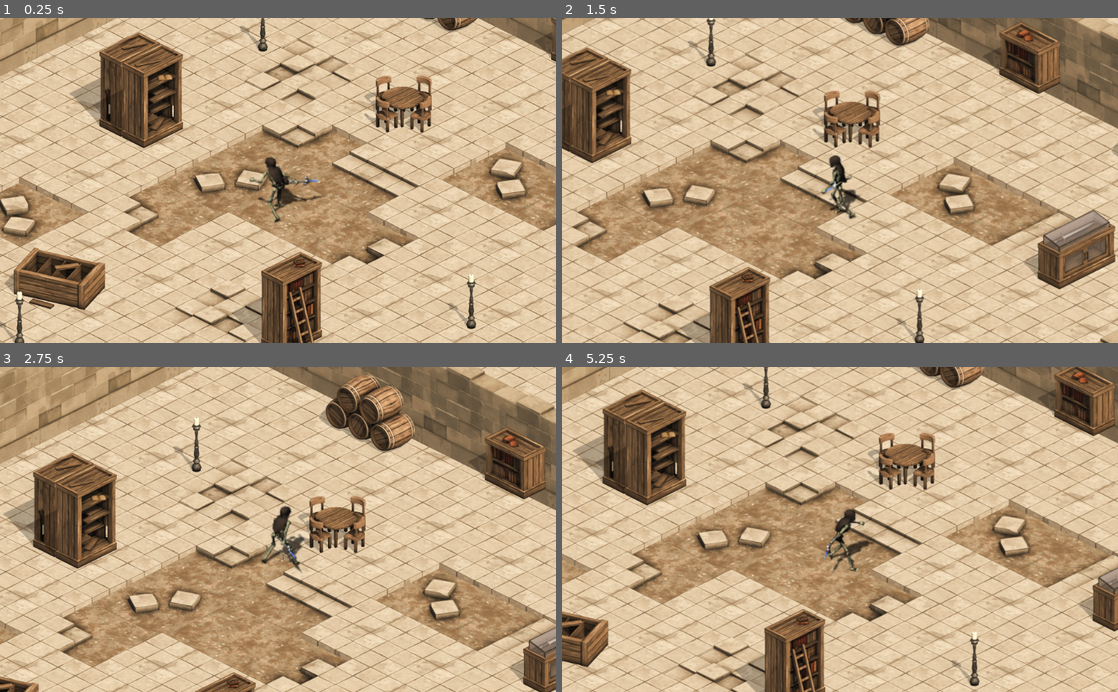
Above: before the commit, frames 1-4 (two rows, left to right).
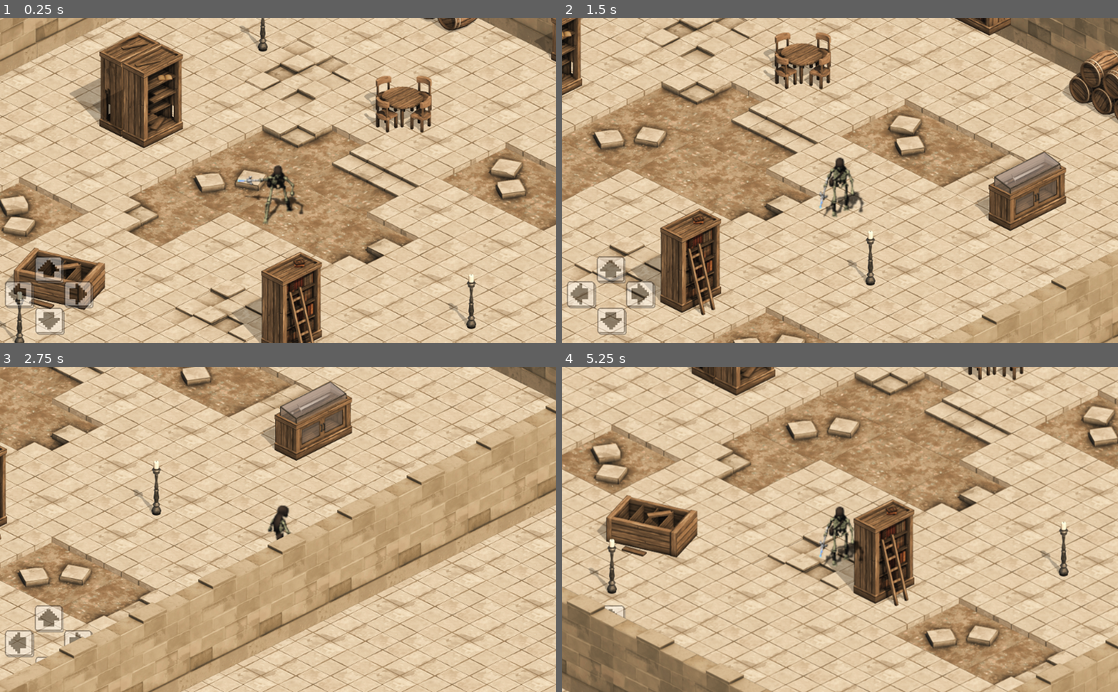
Above: after the commit, the same moments.

Repository: FranJBDev/Combat-Game
Game: Godot game, scene res://Scenes/Main.tscn
Same seed, same stepped clock (60 frames per second), same inputs: the game is played once before the commit and once after it.
Inputs (mouse positions are in pixels of both pictures, inside the frame that each line leads up to):
- Up to frame 1 (0.25 s): no input
- Up to frame 2 (1.5 s): move the mouse to (962, 164) at 0.52 s; press the mouse at (962, 164) at 0.53 s; hold Right (ui_right) 0.53-1.28 s; move the mouse to (728, 196) at 1.27 s; release the mouse at (728, 196) at 1.28 s; hold Down (ui_down) from 1.28 s (still down); click (728, 196) at 1.35 s
- Up to frame 3 (2.75 s): move the mouse to (333, 458) at 2.02 s; release Down (ui_down) at 2.03 s; press the mouse at (333, 458) at 2.03 s; hold Right (ui_right) from 2.03 s (still down)
- Up to frame 4 (5.25 s): move the mouse to (812, 594) at 2.77 s; release Right (ui_right) at 2.78 s; release the mouse at (812, 594) at 2.78 s; hold Up (ui_up) 2.78-3.53 s; click (812, 594) at 2.85 s; move the mouse to (1006, 578) at 3.52 s; press the mouse at (1006, 578) at 3.53 s; hold Left (ui_left) 3.53-5.03 s; move the mouse to (673, 480) at 4.27 s; release the mouse at (673, 480) at 4.28 s; click (673, 480) at 4.35 s; move the mouse to (867, 529) at 5.02 s; press the mouse at (867, 529) at 5.03 s; hold Down (ui_down) from 5.03 s (still down)

The runs differ from the first frame. In frame 1, 2.3% of the frame differs, in the area x 0-59%, y 42-98%; in frame 2, 61%; in frame 3, 65%; in frame 4, 65%, in the area x 0-100%, y 0-100%.

Commit message:
Add: touch Keypad

Diff:
--- a/Scenes/Player.tscn
+++ b/Scenes/Player.tscn
@@ -1,7 +1,8 @@
-[gd_scene load_steps=21 format=2]
+[gd_scene load_steps=22 format=2]
 
 [ext_resource path="res://Assets/Player/skeleton_occultist.png" type="Texture" id=1]
 [ext_resource path="res://Scripts/Player.gd" type="Script" id=2]
+[ext_resource path="res://Scenes/Touchpad.tscn" type="PackedScene" id=3]
 
 [sub_resource type="Animation" id=12]
 resource_name = "Attack_N"
@@ -331,6 +332,14 @@
 
 [node name="Camera2D" type="Camera2D" parent="."]
 current = true
+
+[node name="Touchpad" parent="Camera2D" instance=ExtResource( 3 )]
+anchor_top = 1.0
+anchor_bottom = 1.0
+margin_left = -419.0
+margin_top = 210.0
+margin_right = -418.0
+margin_bottom = 210.0
 
 [node name="AnimationPlayer" type="AnimationPlayer" parent="."]
 anims/Attack_N = SubResource( 12 )
--- /dev/null
+++ b/Scenes/Touchpad.tscn
@@ -0,0 +1,36 @@
+[gd_scene load_steps=6 format=2]
+
+[ext_resource path="res://Assets/Touchpad/right.png" type="Texture" id=1]
+[ext_resource path="res://Assets/Touchpad/down.png" type="Texture" id=2]
+[ext_resource path="res://Assets/Touchpad/up.png" type="Texture" id=3]
+[ext_resource path="res://Assets/Touchpad/left.png" type="Texture" id=4]
+[ext_resource path="res://Scripts/Touchpad.gd" type="Script" id=5]
+
+[node name="Touchpad" type="Control"]
+modulate = Color( 1, 1, 1, 0.403922 )
+script = ExtResource( 5 )
+
+[node name="Up" type="TouchScreenButton" parent="."]
+position = Vector2( -31, -76 )
+normal = ExtResource( 3 )
+
+[node name="Down" type="TouchScreenButton" parent="."]
+position = Vector2( -31, 22 )
+normal = ExtResource( 2 )
+
+[node name="Left" type="TouchScreenButton" parent="."]
+position = Vector2( -88, -26 )
+normal = ExtResource( 4 )
+
+[node name="Right" type="TouchScreenButton" parent="."]
+position = Vector2( 23, -27 )
+normal = ExtResource( 1 )
+
+[connection signal="pressed" from="Up" to="." method="_on_Up_pressed"]
+[connection signal="released" from="Up" to="." method="_on_Up_released"]
+[connection signal="pressed" from="Down" to="." method="_on_Down_pressed"]
+[connection signal="released" from="Down" to="." method="_on_Down_released"]
+[connection signal="pressed" from="Left" to="." method="_on_Left_pressed"]
+[connection signal="released" from="Left" to="." method="_on_Left_released"]
+[connection signal="pressed" from="Right" to="." method="_on_Right_pressed"]
+[connection signal="released" from="Right" to="." method="_on_Right_released"]
--- a/Scripts/Player.gd
+++ b/Scripts/Player.gd
@@ -1,18 +1,23 @@
 extends KinematicBody2D
+
+var input_type = "keys" # "point" or "keys"
 
 var max_speed =  400 # Maximum speed of the player
 var speed = 0 # Current speed of the player
 var acceleration = 1200 # with wich the speed approached max_speed
-var move_direction # input for the animation player
+var move_direction = Vector2(0, 0) # input for the animation player
 var moving = false # activate movemnet and reset speed to zero if we would still
 var destination = Vector2() # where the mouse click happened
 var movement = Vector2() # The movement that we will pushed to the engine
 
 func _unhandled_input(event):
-	if event.is_action_pressed("Click"):
-		moving = true
-		destination = get_global_mouse_position()
-		print("mouse ", destination)
+	if input_type == "point":
+		if event.is_action_pressed("Click"):
+			moving = true
+			destination = get_global_mouse_position()
+#			print("mouse ", destination)
+
+#	For touch screen
 #	if event is InputEventScreenTouch and event.pressed == true: # Detect touch screen pressed
 #		print( "touch ", event.position)
 #		destination = event.position  # the position of the touch
@@ -24,48 +29,78 @@
 	MovementLoop(delta)
 
 func MovementLoop(delta):
-	if moving == false:
-		speed = 0
-	else:
-		speed += acceleration * delta
-	if speed > max_speed:
-		speed = max_speed
-	movement = position.direction_to(destination) * speed
+	if input_type == "point":
+		if moving == false:
+			speed = 0
+		else:
+			speed += acceleration * delta
+		if speed > max_speed:
+			speed = max_speed
+		movement = position.direction_to(destination) * speed
 
-#	print("grados ", move_direction)
-	if position.distance_to(destination) > 5:
-		# calculates the angle in degrees to the point clicked
-		move_direction = rad2deg(destination.angle_to_point(position))
-#		movement = move_and_collide(movement)
-		movement = move_and_slide(movement)
-	else:
-		moving = false
+	#	print("grados ", move_direction)
+		if position.distance_to(destination) > 5:
+			# calculates the angle in degrees to the point clicked
+			move_direction = rad2deg(destination.angle_to_point(position))
+	#		movement = move_and_collide(movement)
+			movement = move_and_slide(movement)
+		else:
+			moving = false
+	if input_type == "keys":
+		move_direction.x = int(Input.is_action_pressed("ui_right")) - int(Input.is_action_pressed("ui_left"))
+		move_direction.y = int(Input.is_action_pressed("ui_down")) - int(Input.is_action_pressed("ui_up")) / float(2)
+		var motion = move_direction.normalized() * 400 # speed
+		move_and_slide(motion)
 
 func AnimationLoop():
 	var anim_direction = "S"
 	var anim_mode = "Idle"
 	var animation
-	if move_direction <= 15 and move_direction >= -15:
-		anim_direction = "E"
-	elif move_direction <= 60 and move_direction >= 15:
-		anim_direction = "SE"
-	elif move_direction <= 120 and move_direction >= 60:
-		anim_direction = "S"
-	elif move_direction <= 165 and move_direction >= 120:
-		anim_direction = "SW"
-	elif move_direction <=-120  and move_direction >= -165:
-		anim_direction = "NW"
-	elif move_direction <=-60  and move_direction >= -120:
-		anim_direction = "N"
-	elif move_direction <= -15 and move_direction >= -60:
-		anim_direction = "NE"
-	elif move_direction <= -165 or move_direction >= 165:
-		anim_direction = "W"
 
-#	print(anim_direction)
-	if moving:
-		anim_mode = "Walk"
-	else:
-		anim_mode = "Idle"
+	if input_type == "point":
+		if move_direction <= 15 and move_direction >= -15:
+			anim_direction = "E"
+		elif move_direction <= 60 and move_direction >= 15:
+			anim_direction = "SE"
+		elif move_direction <= 120 and move_direction >= 60:
+			anim_direction = "S"
+		elif move_direction <= 165 and move_direction >= 120:
+			anim_direction = "SW"
+		elif move_direction <=-120  and move_direction >= -165:
+			anim_direction = "NW"
+		elif move_direction <=-60  and move_direction >= -120:
+			anim_direction = "N"
+		elif move_direction <= -15 and move_direction >= -60:
+			anim_direction = "NE"
+		elif move_direction <= -165 or move_direction >= 165:
+			anim_direction = "W"
+		if moving:
+			anim_mode = "Walk"
+		else:
+			anim_mode = "Idle"
+
+	if input_type == "keys":
+		match move_direction:
+			Vector2(-1, 0):
+				anim_direction = "W"
+			Vector2(1, 0):
+				anim_direction = "E"
+			Vector2(0, 0.5):
+				anim_direction = "S"
+			Vector2(0, -0.5):
+				anim_direction = "N"
+			Vector2(-1, -0.5):
+				anim_direction = "NW"
+			Vector2(-1, 1):
+				anim_direction = "SW"
+			Vector2(1, -0.5):
+				anim_direction = "NE"
+			Vector2(1, 1):
+				anim_direction = "SE"
+		if move_direction != Vector2(0, 0):
+			anim_mode = "Walk"
+		else:
+			anim_mode = "Idle"
+
 	animation = anim_mode + "_" + anim_direction
 	get_node("AnimationPlayer").play(animation)
--- /dev/null
+++ b/Scripts/Touchpad.gd
@@ -0,0 +1,25 @@
+extends Control
+
+func _on_Up_pressed():
+	Input.action_press("ui_up")
+
+func _on_Up_released():
+	Input.action_release("ui_up")
+
+func _on_Down_pressed():
+	Input.action_press("ui_down")
+
+func _on_Down_released():
+	Input.action_release("ui_down")
+
+func _on_Left_pressed():
+	Input.action_press("ui_left")
+
+func _on_Left_released():
+	Input.action_release("ui_left")
+
+func _on_Right_pressed():
+	Input.action_press("ui_right")
+
+func _on_Right_released():
+	Input.action_release("ui_right")
--- a/project.godot
+++ b/project.godot
@@ -30,6 +30,10 @@
  ]
 }
 
+[input_devices]
+
+pointing/emulate_touch_from_mouse=true
+
 [physics]
 
 common/enable_pause_aware_picking=true
Not shown, added: Assets/Touchpad/Pixel Art Buttons.png.import
Binary file added: Assets/Touchpad/down.png
Not shown, added: Assets/Touchpad/down.png.import
Binary file added: Assets/Touchpad/left.png
Not shown, added: Assets/Touchpad/left.png.import
Binary file added: Assets/Touchpad/right.png
Not shown, added: Assets/Touchpad/right.png.import
Binary file added: Assets/Touchpad/up.png
Not shown, added: Assets/Touchpad/up.png.import
Not shown, changed: build/index.html
Not shown, changed: build/index.pck
Not shown, changed: combat.zip
(and 1 more such lines)
